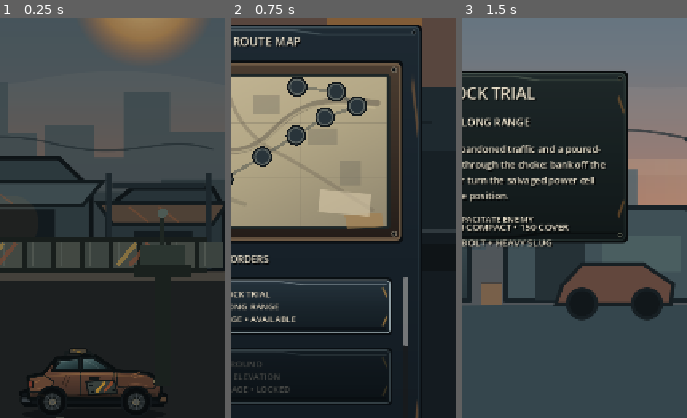
Above: before the commit, frames 1-3 (left to right).
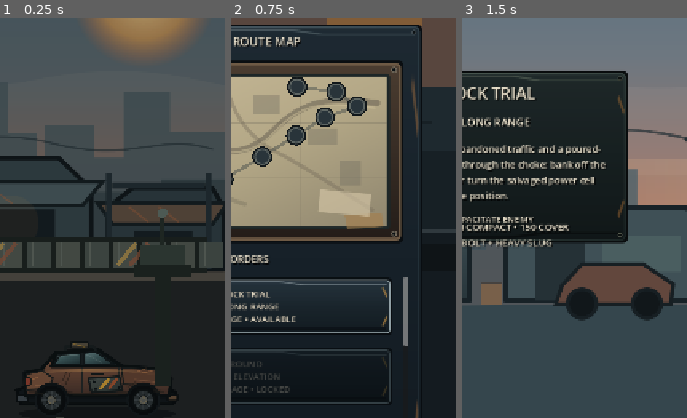
Above: after the commit, the same moments.

Repository: phantompixel-developer/FortKnocks
Game: Godot game, scene res://game/core/app.tscn
Same seed, same stepped clock (60 frames per second), same inputs: the game is played once before the commit and once after it.
Inputs:
- Up to frame 1 (0.25 s): no input
- Up to frame 2 (0.75 s): click "COMMAND BOARD CHOOSE THE NEXT…" at 0.5 s
- Up to frame 3 (1.5 s): click "01 ROADBLOCK TRIAL EAST ROAD …" at 1.25 s
The pictures show only the part of the screen within x 50-100%, y 19-69%; the shares and areas given below are measured in that part.

The runs differ from the first frame. In frame 1, 3.2% of the frame differs, in the area x 8-79%, y 81-98%; in frame 2, nothing differs; in frame 3, nothing differs.

Commit message:
art: reuse full production vehicle family in Hub

Diff:
--- a/game/hub/fort_knocks_hub_visual.gd
+++ b/game/hub/fort_knocks_hub_visual.gd
@@ -3,11 +3,14 @@
 
 const ProductionArtScript := preload("res://game/presentation/production_art.gd")
 const COMPACT_TEXTURE_PATH := "res://assets/art/production/vehicles/run_down_compact.svg"
+const SEDAN_TEXTURE_PATH := "res://assets/art/production/vehicles/old_sedan.svg"
+const PICKUP_TEXTURE_PATH := "res://assets/art/production/vehicles/pickup.svg"
+const TECHNICAL_TEXTURE_PATH := "res://assets/art/production/vehicles/improvised_technical.svg"
 const HUB_SKY_FAR_PATH := "res://assets/art/production/hub/hub_sky_far.svg"
 const HUB_MID_STRUCTURES_PATH := "res://assets/art/production/hub/hub_mid_structures.svg"
 const HUB_FOREGROUND_PATH := "res://assets/art/production/hub/hub_foreground.svg"
 
-var _compact_texture: Texture2D
+var _vehicle_textures: Dictionary = {}
 var _hub_sky_far: Texture2D
 var _hub_mid_structures: Texture2D
 var _hub_foreground: Texture2D
@@ -48,8 +51,9 @@
 	_draw_production_foreground()
 
 func _ensure_production_textures() -> void:
-	if _compact_texture == null:
-		_compact_texture = ProductionArtScript.texture_from_svg(COMPACT_TEXTURE_PATH)
+	for platform_id in ["run_down_compact", "old_sedan", "pickup", "improvised_technical"]:
+		if not _vehicle_textures.has(platform_id):
+			_vehicle_textures[platform_id] = ProductionArtScript.texture_from_svg(_vehicle_path(platform_id))
 	if _hub_sky_far == null:
 		_hub_sky_far = ProductionArtScript.texture_from_svg(HUB_SKY_FAR_PATH)
 	if _hub_mid_structures == null:
@@ -180,6 +184,20 @@
 		draw_line(Vector2(386, 721), Vector2(620, 721), Color("a45f42", 0.42), 4.0)
 
 func _draw_active_platform() -> void:
+	var texture := _vehicle_textures.get(_platform_id) as Texture2D
+	if texture != null:
+		var rect := Rect2(356, 746, 318, 158)
+		match _platform_id:
+			"old_sedan":
+				rect = Rect2(350, 742, 326, 152)
+			"pickup":
+				rect = Rect2(342, 738, 338, 158)
+			"improvised_technical":
+				rect = Rect2(328, 724, 362, 170)
+		draw_texture_rect(texture, rect, false)
+		_draw_production_module_overlay(rect)
+		return
+
 	if _platform_id == "improvised_technical":
 		_draw_technical()
 	elif _platform_id == "pickup":
@@ -190,15 +208,46 @@
 		_draw_compact()
 
 func _draw_compact() -> void:
-	# First production vehicle asset: same source is reused in Hub, Garage and Battle.
-	# Collision/stats remain owned by platform resources, not this presentation.
-	if _compact_texture != null:
-		draw_texture_rect(_compact_texture, Rect2(365, 758, 290, 145), false)
-	else:
-		draw_rect(Rect2(402, 782, 226, 72), Color("171c1b"))
-		draw_rect(Rect2(408, 788, 214, 58), Color("70513f"))
-		_draw_hub_wheels(454, 584, 858)
-
+	draw_rect(Rect2(402, 782, 226, 72), Color("171c1b"))
+	draw_rect(Rect2(408, 788, 214, 58), Color("70513f"))
+	_draw_hub_wheels(454, 584, 858)
+
+
+
+func _vehicle_path(platform_id: String) -> String:
+	match platform_id:
+		"old_sedan":
+			return SEDAN_TEXTURE_PATH
+		"pickup":
+			return PICKUP_TEXTURE_PATH
+		"improvised_technical":
+			return TECHNICAL_TEXTURE_PATH
+		_:
+			return COMPACT_TEXTURE_PATH
+
+func _draw_production_module_overlay(rect: Rect2) -> void:
+	if _module_id.is_empty():
+		return
+	var anchor := rect.position + Vector2(rect.size.x * 0.78, rect.size.y * 0.36)
+	match _module_id:
+		"spotter_rack":
+			draw_line(anchor, anchor + Vector2(0, -48), Color("1a2526"), 8.0)
+			draw_line(anchor + Vector2(0, -44), anchor + Vector2(28, -58), Color("1a2526"), 6.0)
+			draw_circle(anchor + Vector2(34, -61), 11.0, Color("5d918e"))
+			draw_circle(anchor + Vector2(34, -61), 4.0, Color("d3f1eb"))
+		"ballast_crates":
+			draw_rect(Rect2(anchor.x - 34, anchor.y - 22, 34, 27), Color("6d5d43"))
+			draw_rect(Rect2(anchor.x + 5, anchor.y - 17, 31, 22), Color("806c4b"))
+		"twin_field_rack":
+			draw_rect(Rect2(anchor.x - 27, anchor.y - 52, 22, 50), Color("52605c"))
+			draw_rect(Rect2(anchor.x + 6, anchor.y - 52, 22, 50), Color("405b56"))
+			draw_circle(anchor + Vector2(-16, -41), 4.0, Color("e7ad3c"))
+			draw_circle(anchor + Vector2(17, -41), 4.0, Color("77b6bf"))
+		"stabilizer_rig":
+			draw_line(anchor + Vector2(-18, 2), anchor + Vector2(-36, 42), Color("65716d"), 7.0)
+			draw_line(anchor + Vector2(18, 2), anchor + Vector2(36, 42), Color("65716d"), 7.0)
+			draw_line(anchor + Vector2(-44, 42), anchor + Vector2(-27, 42), Color("8a7b5e"), 7.0)
+			draw_line(anchor + Vector2(27, 42), anchor + Vector2(44, 42), Color("8a7b5e"), 7.0)
 
 func _draw_pickup() -> void:
 	var shell := Color("4d655d")
